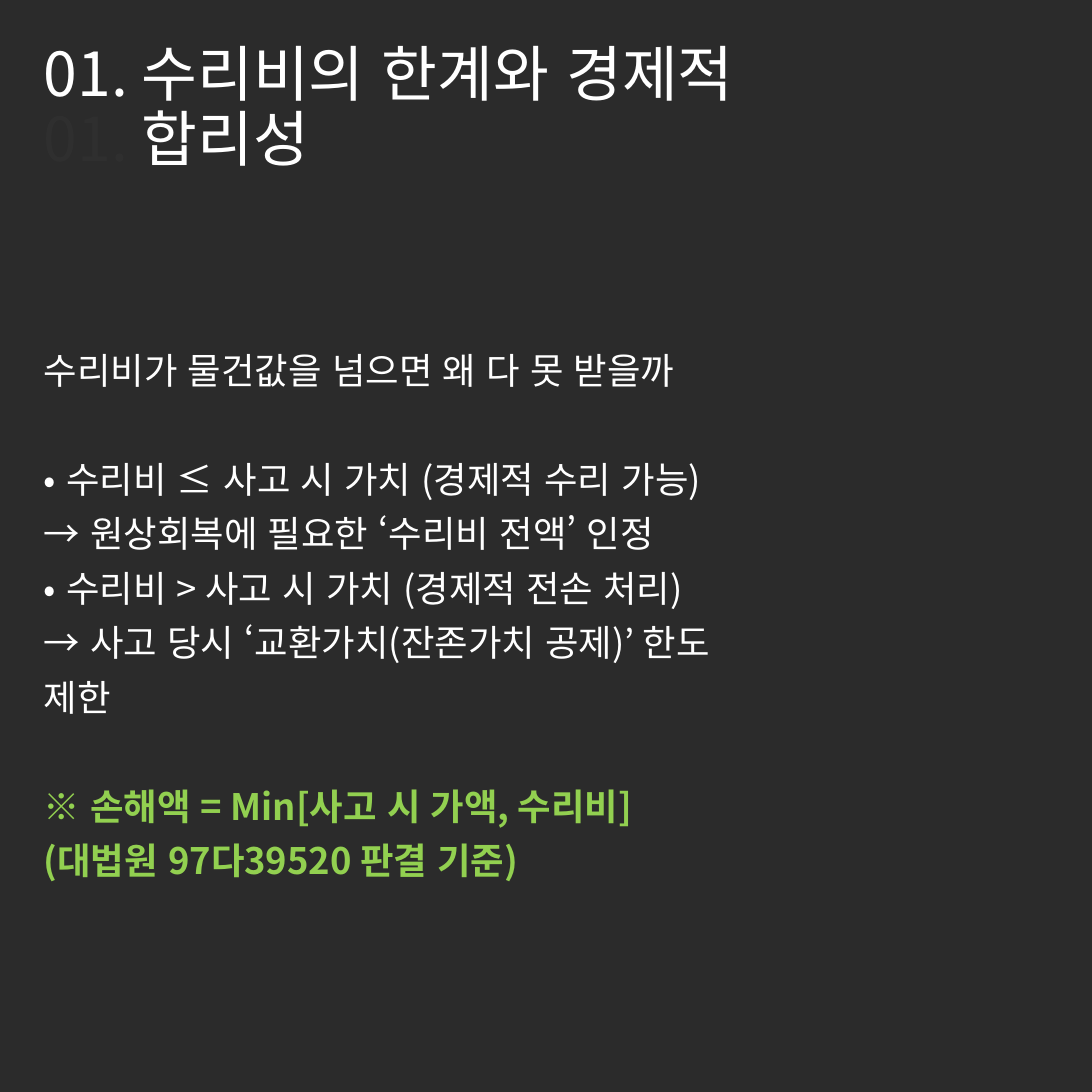
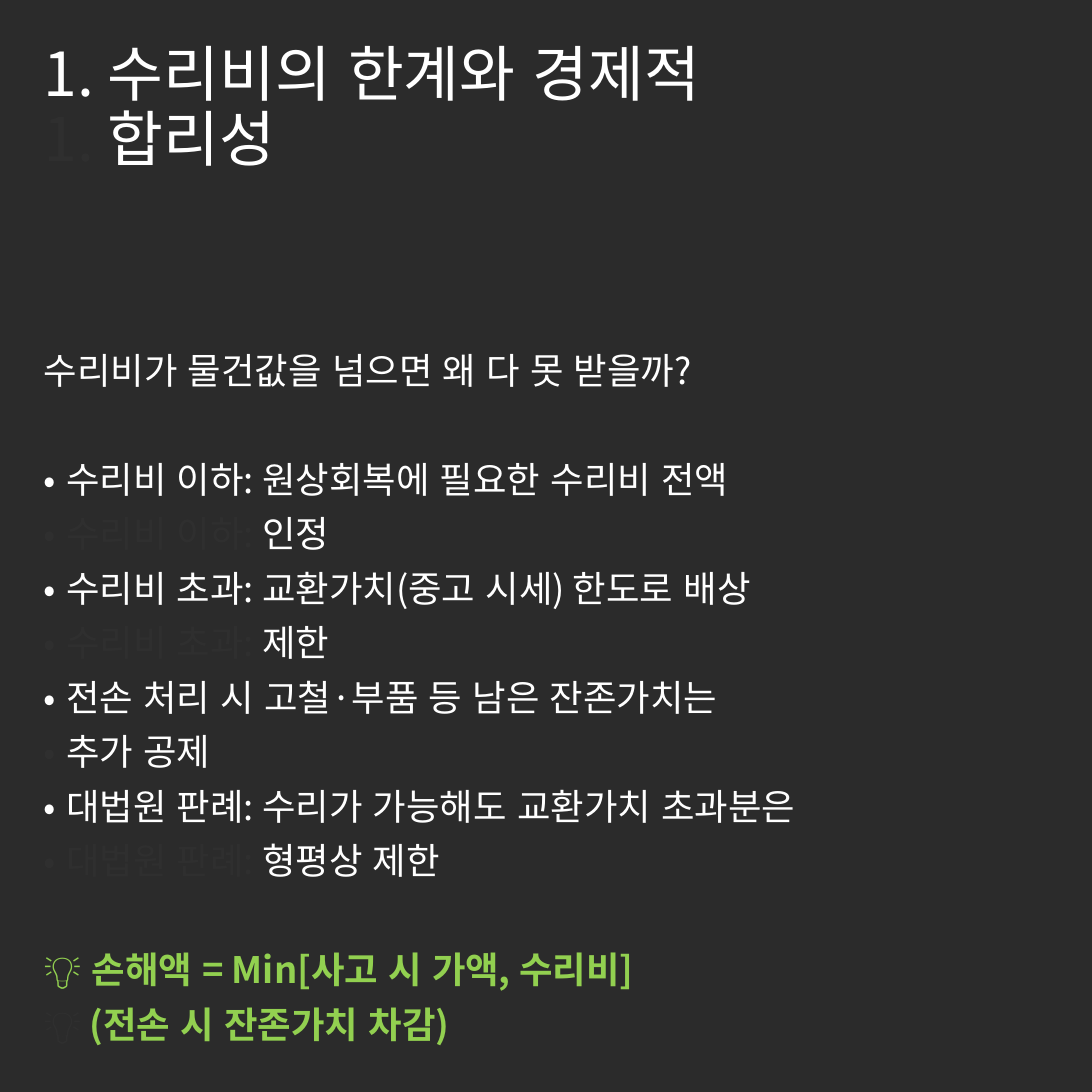
Before and after one commit to tladjuster00000029/brunch-SNS--auto, a slide deck: slide 2 of posts/images/generated_cards.pptx. Drawn at 1092x1092 pixels with LibreOffice and Linux fonts; fonts in the diff are those of the drawing; background and template pictures are left out; a plain dark background stands for a picture behind light text. Boxes give left, top, right and bottom in pixels: in the first picture for what was removed or moved away, otherwise in the second. Text is boxed around its words. In the diff, an @@ line names an element or a change of style, - is before the commit and + after.

```diff
--- a/posts/images/generated_cards.pptx
+++ b/posts/images/generated_cards.pptx
@@ title at (44,46,700,180): text changed @@
-01. 수리비의 한계와 경제적
-01. 합리성
+1. 수리비의 한계와 경제적
+1. 합리성
@@ subtitle at (44,354,795,1045): text changed @@
-수리비가 물건값을 넘으면 왜 다 못 받을까
-• 수리비 ≤ 사고 시 가치 (경제적 수리 가능)
-→ 원상회복에 필요한 ‘수리비 전액’ 인정
-• 수리비 > 사고 시 가치 (경제적 전손 처리)
-→ 사고 당시 ‘교환가치(잔존가치 공제)’ 한도
-제한
-※ 손해액 = Min[사고 시 가액, 수리비]
-(대법원 97다39520 판결 기준)
+수리비가 물건값을 넘으면 왜 다 못 받을까?
+• 수리비 이하: 원상회복에 필요한 수리비 전액
+• 수리비 이하: 인정
+• 수리비 초과: 교환가치(중고 시세) 한도로 배상
+• 수리비 초과: 제한
+• 전손 처리 시 고철·부품 등 남은 잔존가치는
+• 추가 공제
+• 대법원 판례: 수리가 가능해도 교환가치 초과분은
+• 대법원 판례: 형평상 제한
+💡 손해액 = Min[사고 시 가액, 수리비]
+💡 (전손 시 잔존가치 차감)
```
Also in this commit, not shown: 4 other slides changed, 7 other files.
